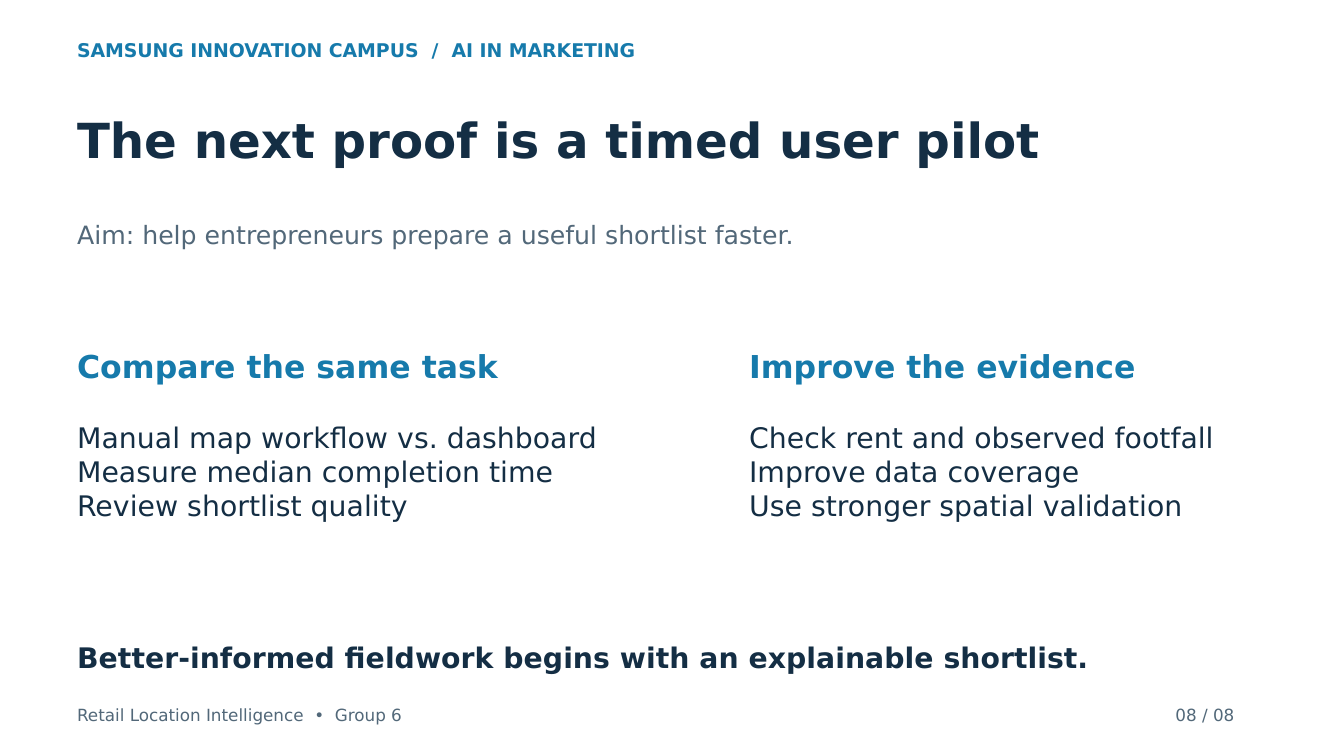
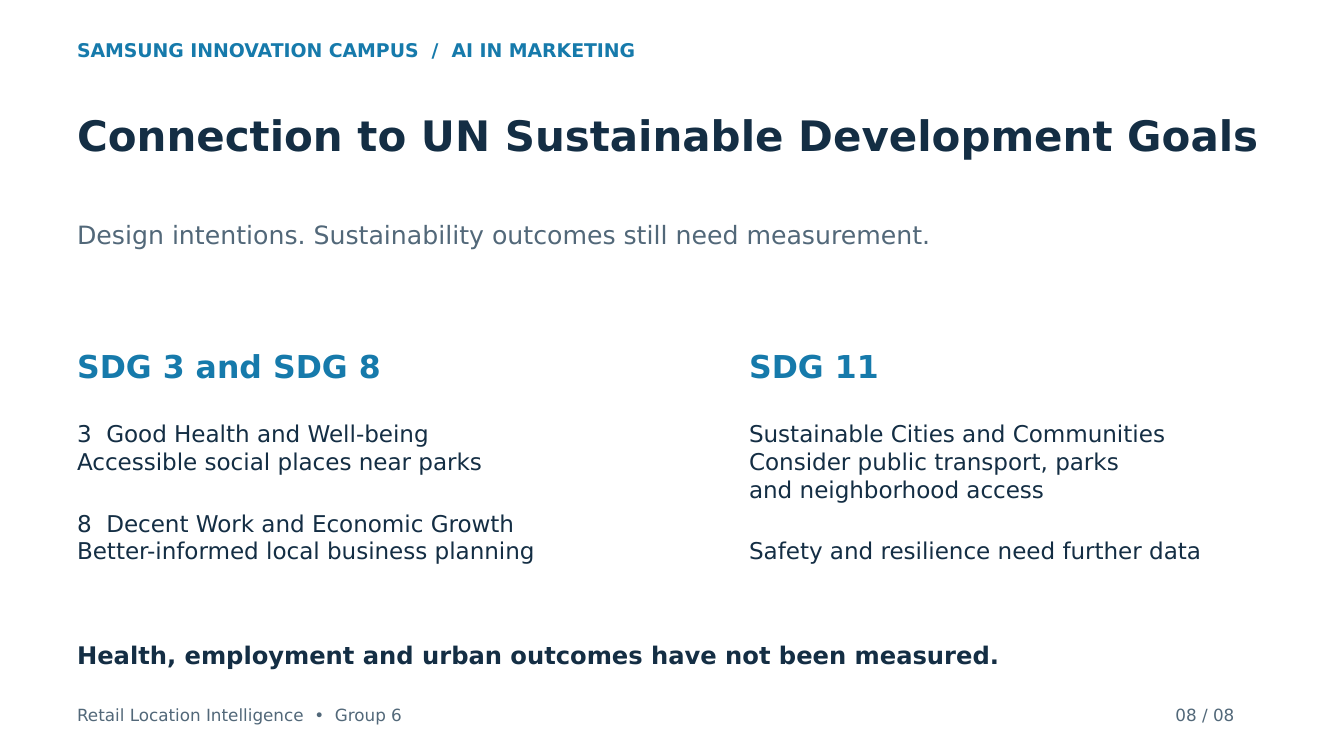
Before and after one commit to edasaruhan/SIC_AI_17_Capstone_Group_6, a slide deck: slide 8 of docs/Capstone_Presentation.pptx. Drawn at 1344x756 pixels with LibreOffice and Linux fonts; fonts in the diff are those of the drawing. Boxes give left, top, right and bottom in pixels: in the first picture for what was removed or moved away, otherwise in the second. Text is boxed around its words. In the diff, an @@ line names an element or a change of style, - is before the commit and + after.

```diff
--- a/docs/Capstone_Presentation.pptx
+++ b/docs/Capstone_Presentation.pptx
@@ text at <box>77,119,1258,160</box>: text changed; size 34.5 to 30 pt @@
-The next proof is a timed user pilot
+Connection to UN Sustainable Development Goals
@@ text at <box>77,225,931,250</box>: text changed @@
-Aim: help entrepreneurs prepare a useful shortlist faster.
+Design intentions. Sustainability outcomes still need measurement.
@@ text at <box>77,354,381,379</box>: text changed @@
-Compare the same task
+SDG 3 and SDG 8
@@ text at <box>749,354,879,379</box>: text changed @@
-Improve the evidence
+SDG 11
@@ text at <box>77,424,535,564</box>: text changed; size 20.2 to 16.5 pt @@
-Manual map workflow vs. dashboard
-Measure median completion time
-Review shortlist quality
+3 Good Health and Well-being
+Accessible social places near parks
+8 Decent Work and Economic Growth
+Better-informed local business planning
@@ text at <box>749,424,1201,564</box>: text changed; size 20.2 to 16.5 pt @@
-Check rent and observed footfall
-Improve data coverage
-Use stronger spatial validation
+Sustainable Cities and Communities
+Consider public transport, parks
+and neighborhood access
+Safety and resilience need further data
@@ text at <box>77,645,999,670</box>: text changed; size 20.2 to 17.2 pt @@
-Better-informed fieldwork begins with an explainable shortlist.
+Health, employment and urban outcomes have not been measured.
```
Also in this commit, not shown: 3 other slides changed, 1 other file.
